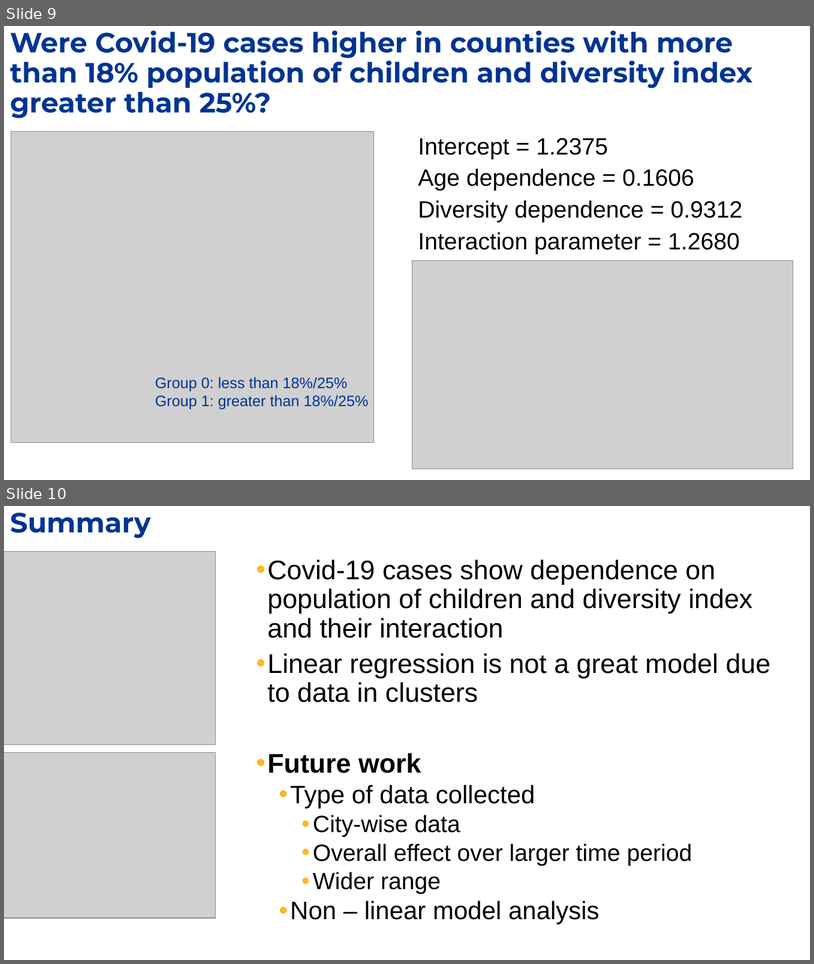
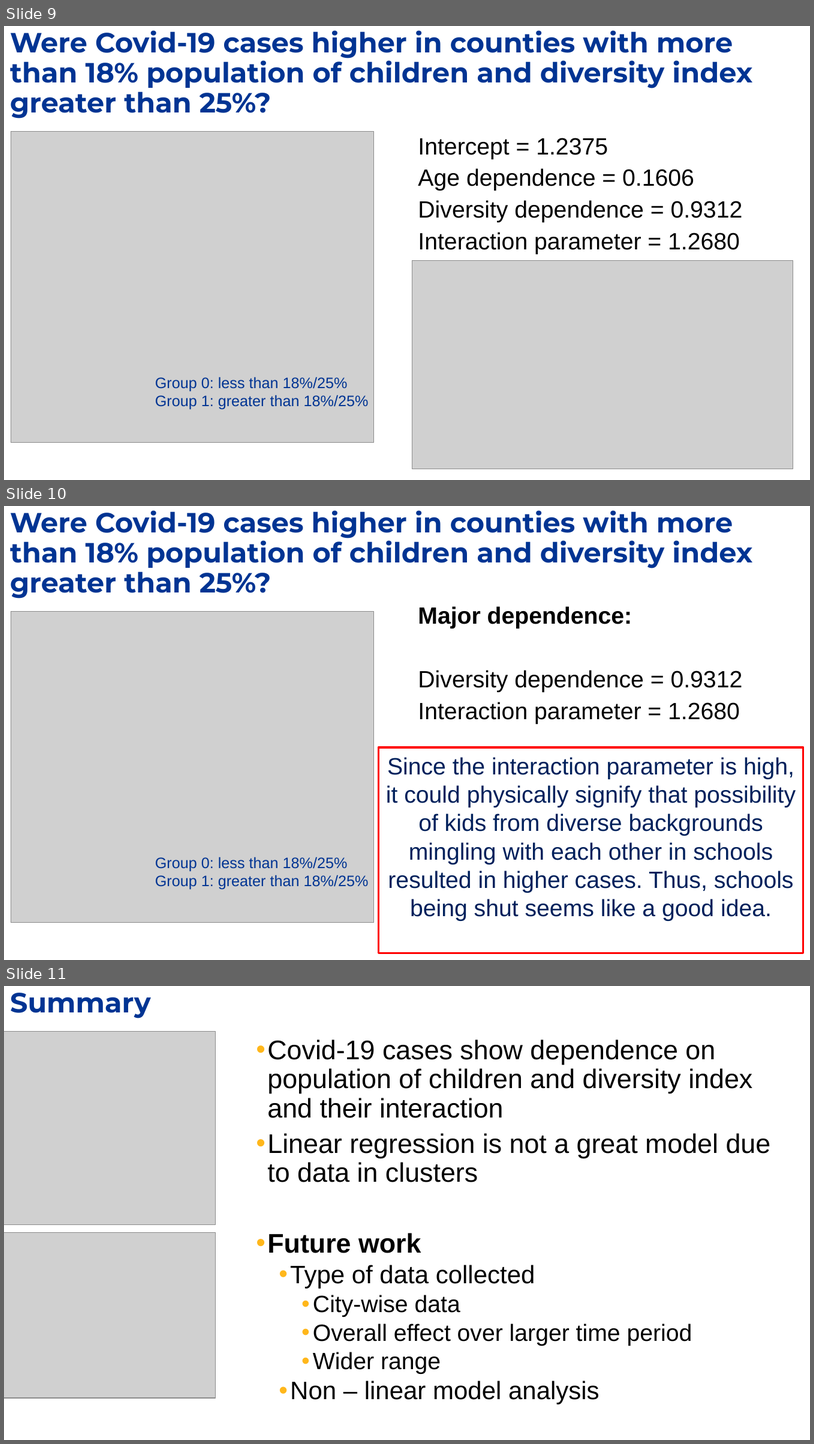
Before and after one commit to sht150/CHE-Math-Project-updated, a slide deck: Presentation.pptx. Shown one above the other, each under a label of ours: slides 9 and 10 before the commit, slides 9, 10 and 11 after it. The pictures are 814x964 and 814x1444 pixels, drawn with LibreOffice and Linux fonts; fonts in the diff are those of the drawing; grey boxes stand for pictures; background and template pictures are left out. Boxes give left, top, right and bottom in pixels: in the first picture for what was removed or moved away, otherwise in the second. Text is boxed around its words. In the diff, an @@ line names an element or a change of style, - is before the commit and + after.

```diff
--- a/Presentation.pptx
+++ b/Presentation.pptx
@@ slide 10 added at [4, 506, 810, 960], background #FFFFFF @@
@@ title added at [10, 510, 753, 593], 33 pt, text #003493, bold @@
+Were Covid-19 cases higher in counties with more than 18% population of children and diversity index greater than 25%?
@@ picture added at [11, 611, 374, 922] @@
@@ text added at [418, 606, 743, 724], 28 pt, text #000000 @@
+Major dependence:
+Diversity dependence = 0.9312
+Interaction parameter = 1.2680
@@ rectangle added at [378, 747, 804, 953], outline #FF0000 2.25 pt, 28 pt, text #00205B @@
+Since the interaction parameter is high, it could physically signify that possibility of kids from diverse backgrounds mingling with each other in schools resulted in higher cases. Thus, schools being shut seems like a good idea.
@@ text added at [155, 856, 369, 889], 18 pt, text #003493 @@
+Group 0: less than 18%/25%
+Group 1: greater than 18%/25%
@@ what was slide 10 is now slide 11 @@
```
